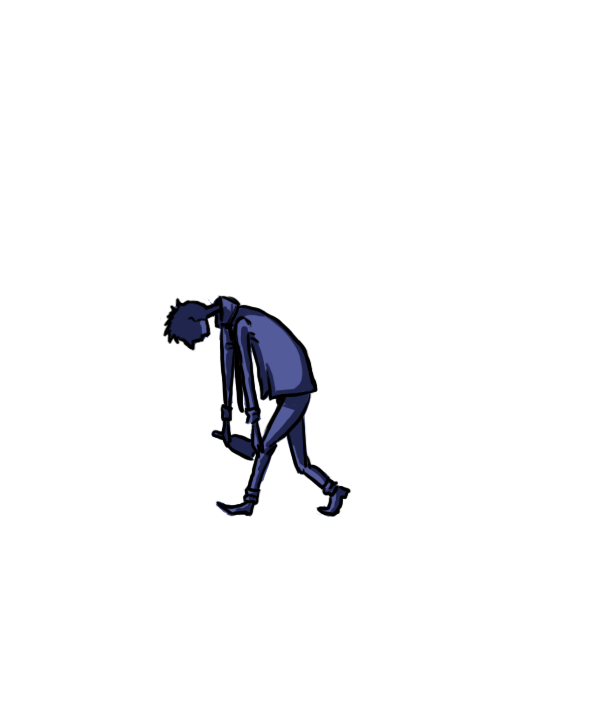
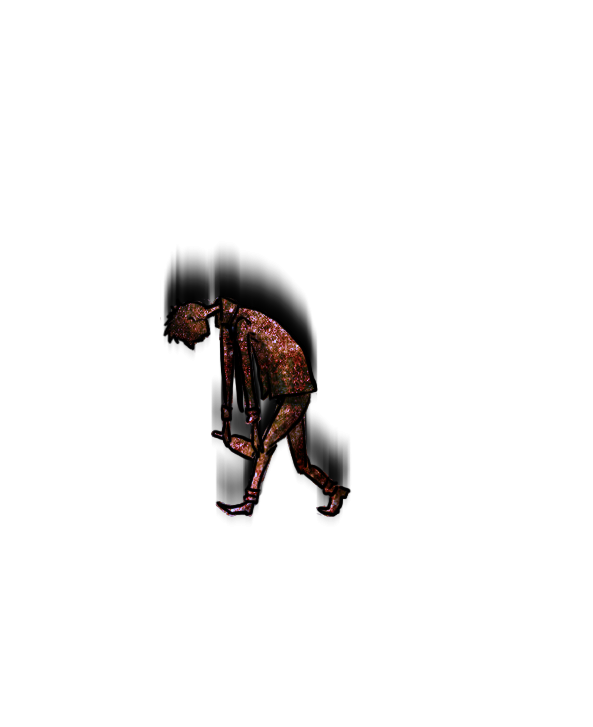
Layers edited between the first and the second 593×727 image:
added layer "skyggeb" (51%) above "BURN" over [168, 309, 348, 515]
added layer "BURN" (hard light) above "Layer 5" over [160, 296, 349, 517]
added layer "Layer 5" (darken) above "Layer 4" over [160, 296, 349, 517]
added layer "Layer 4" (addition, 76%) above "Layer 2" over [160, 296, 349, 517]
painted on "Layer 2" over [160, 296, 349, 517]
removed layer "Layer 0" over [160, 296, 349, 517]
added layer "Group 1" over [160, 243, 351, 526]
